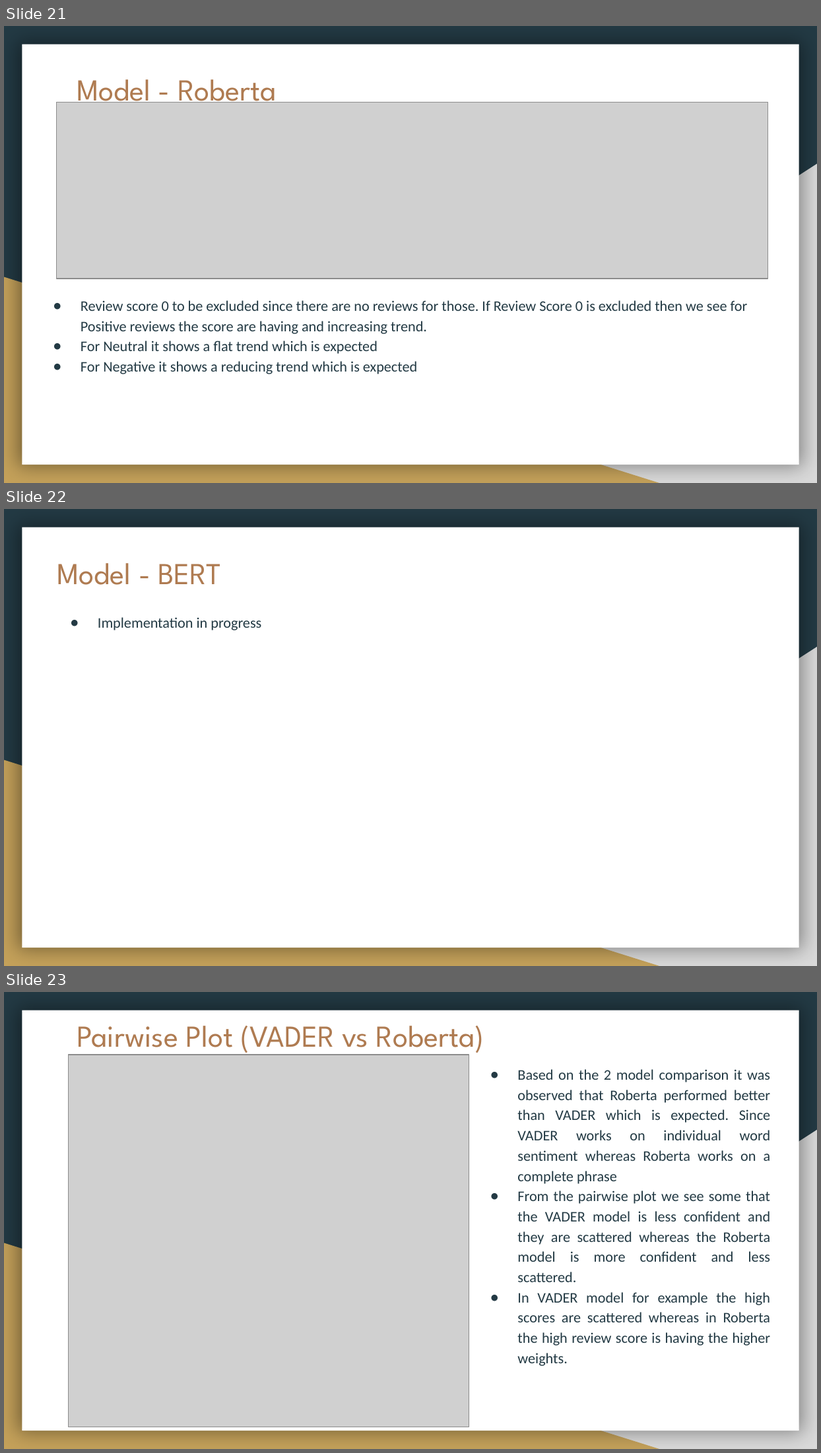
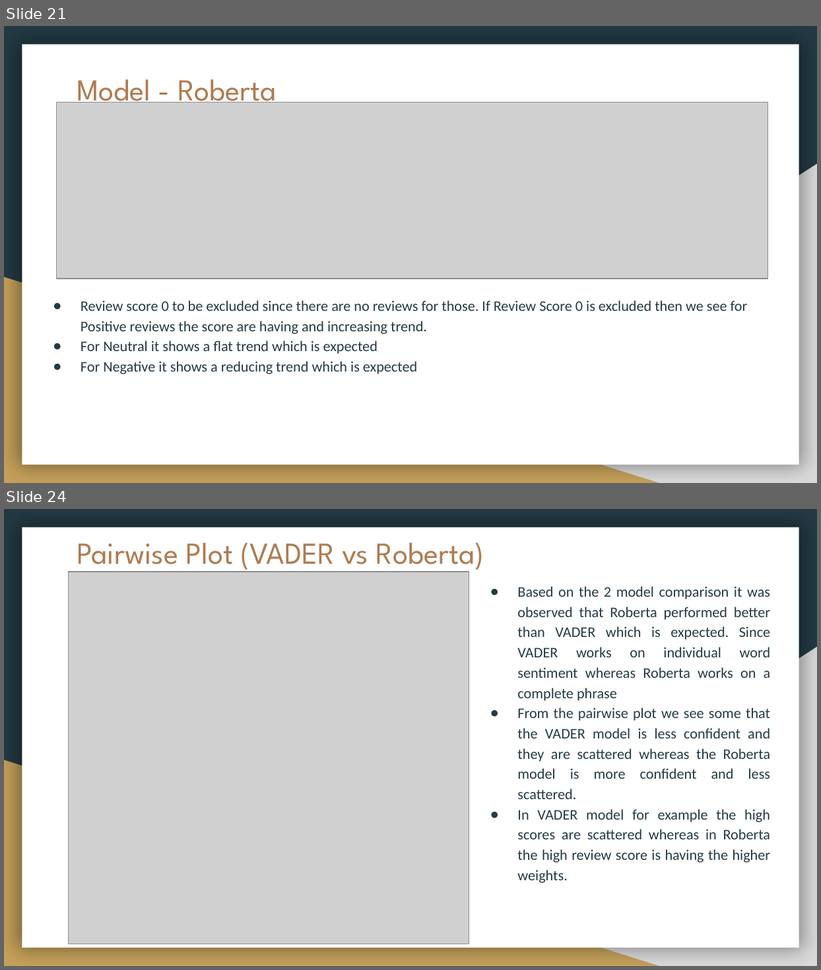
Before and after one commit to EdwinVIII/dataknights_project, a slide deck: DataKnights-VideoGameAnalysisWIP2.pptx. Shown one above the other, each under a label of ours: slides 21, 22 and 23 before the commit, slides 21 and 24 after it; the slides between them are not shown. The pictures are 821x1453 and 821x970 pixels, drawn with LibreOffice and Linux fonts; fonts in the diff are those of the drawing; grey boxes stand for pictures. Boxes give left, top, right and bottom in pixels: in the first picture for what was removed or moved away, otherwise in the second. Text is boxed around its words. In the diff, an @@ line names an element or a change of style, - is before the commit and + after.

Commit message:
Added new slide for score comparison and updated
Added new slide for score comparison and update BERT

```diff
--- a/DataKnights-VideoGameAnalysisWIP2.pptx
+++ b/DataKnights-VideoGameAnalysisWIP2.pptx
@@ slide 22 removed at (4, 509, 817, 966), background #233A44; not listed: 3 template elements that a slide beside it also shows @@
@@ title removed at (57, 563, 221, 585) @@
-Model - BERT
@@ text removed at (98, 617, 261, 630) @@
-● Implementation in progress
@@ what was slide 23 is now slide 24 @@
```
Also in this commit, not shown: 2 slides added.
